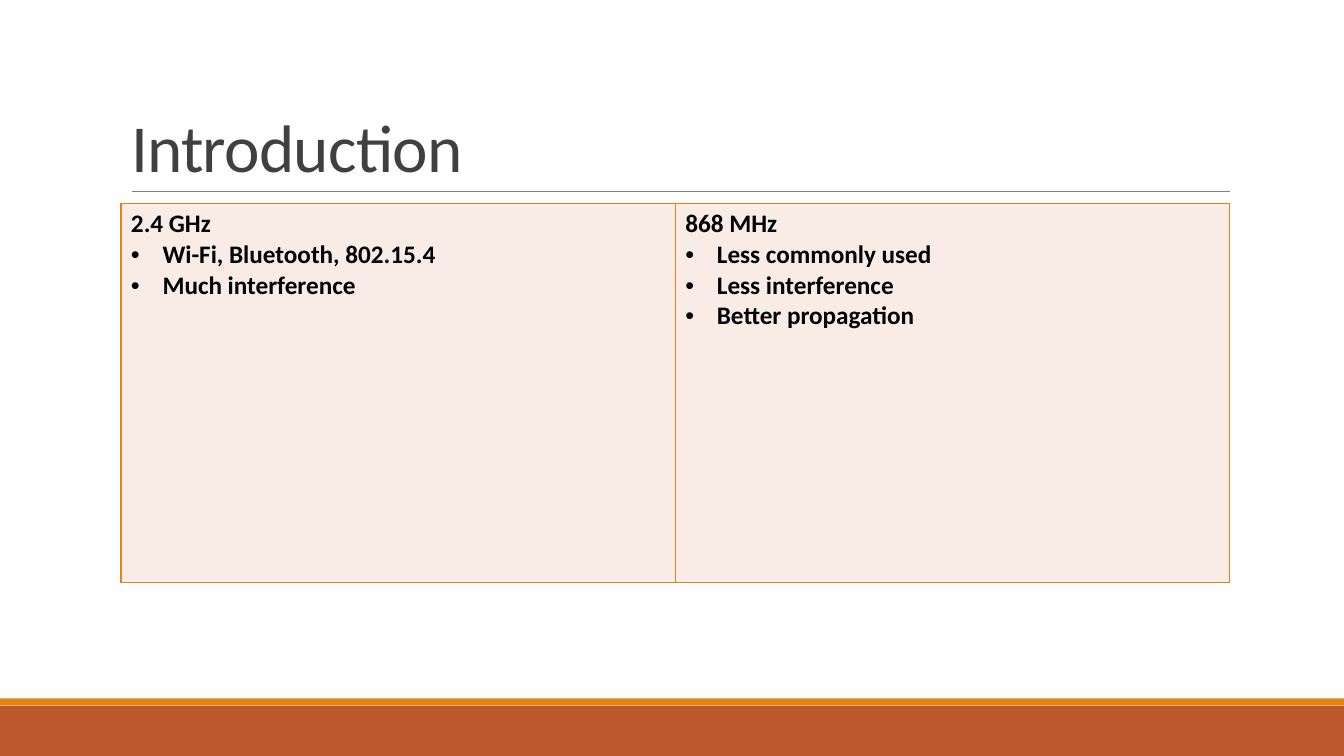
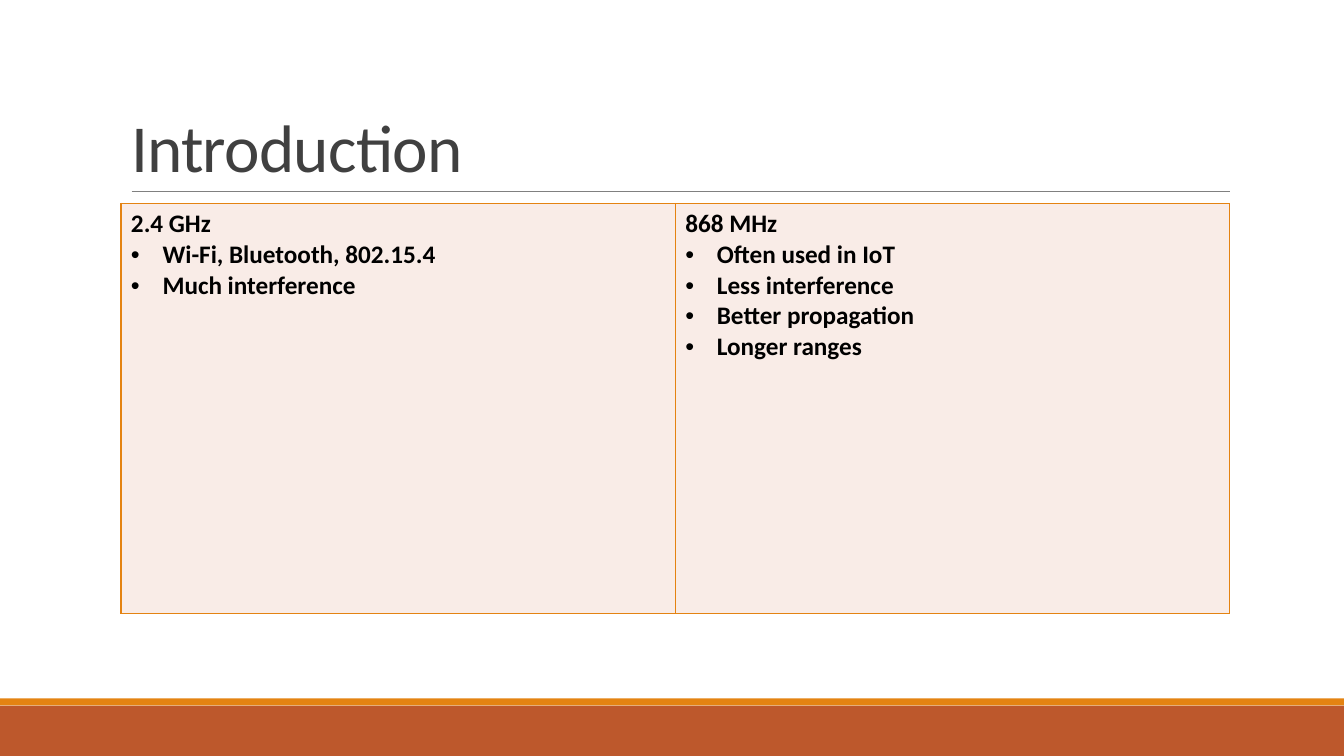
Before and after one commit to MatsDeMeyer/sensorNetworks-2.4vs868, a slide deck: slide 2 of reports/SensorManagementProject.pptx. Drawn at 1344x756 pixels with LibreOffice and Linux fonts; fonts in the diff are those of the drawing. Boxes give left, top, right and bottom in pixels: in the first picture for what was removed or moved away, otherwise in the second. Text is boxed around its words. In the diff, an @@ line names an element or a change of style, - is before the commit and + after.

```diff
--- a/reports/SensorManagementProject.pptx
+++ b/reports/SensorManagementProject.pptx
@@ table at [121, 204, 1230, 607] @@
-row 1, column 2: 868 MHz / Less commonly used / Less interference / Better propagation
+row 1, column 2: 868 MHz / Often used in IoT / Less interference / Better propagation / Longer ranges
```
Also in this commit, not shown: 2 other slides changed.
